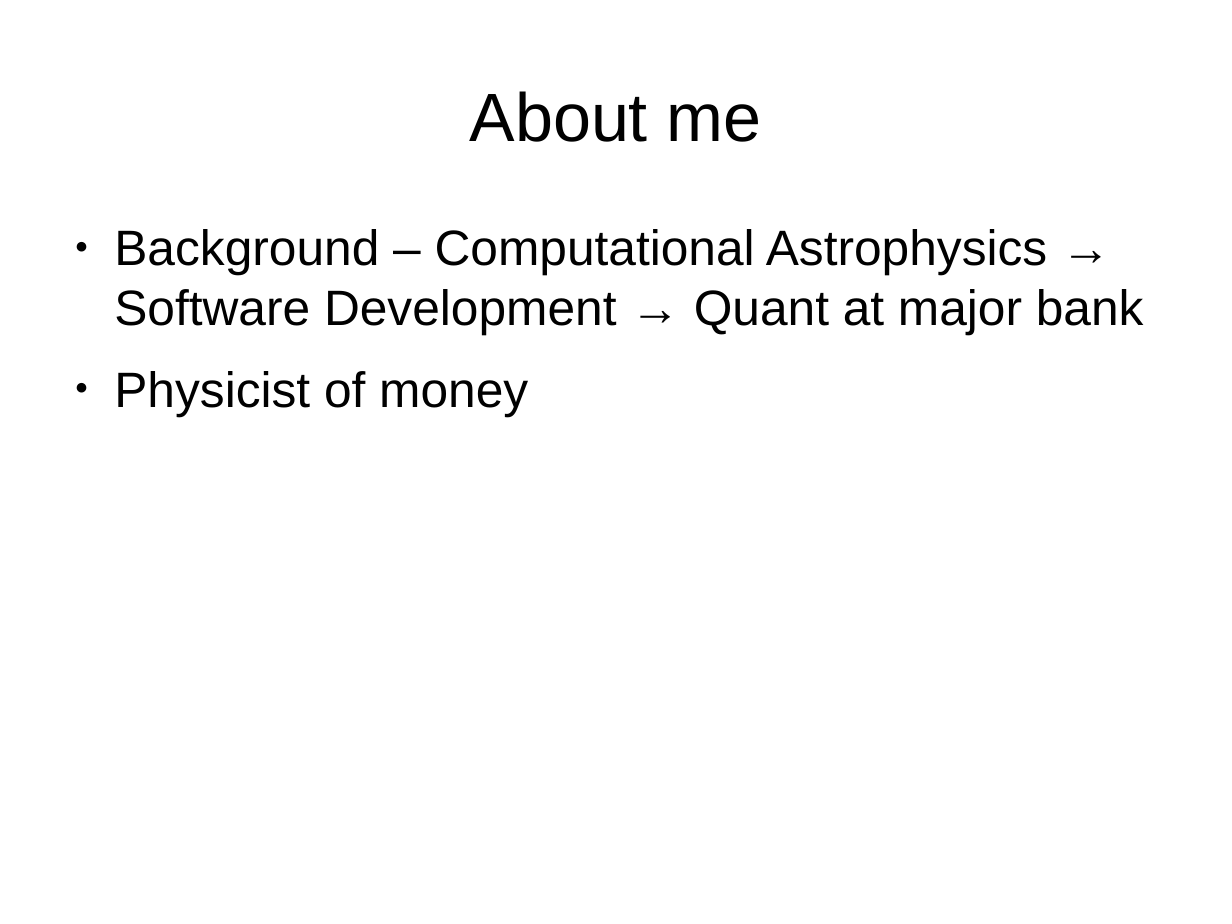
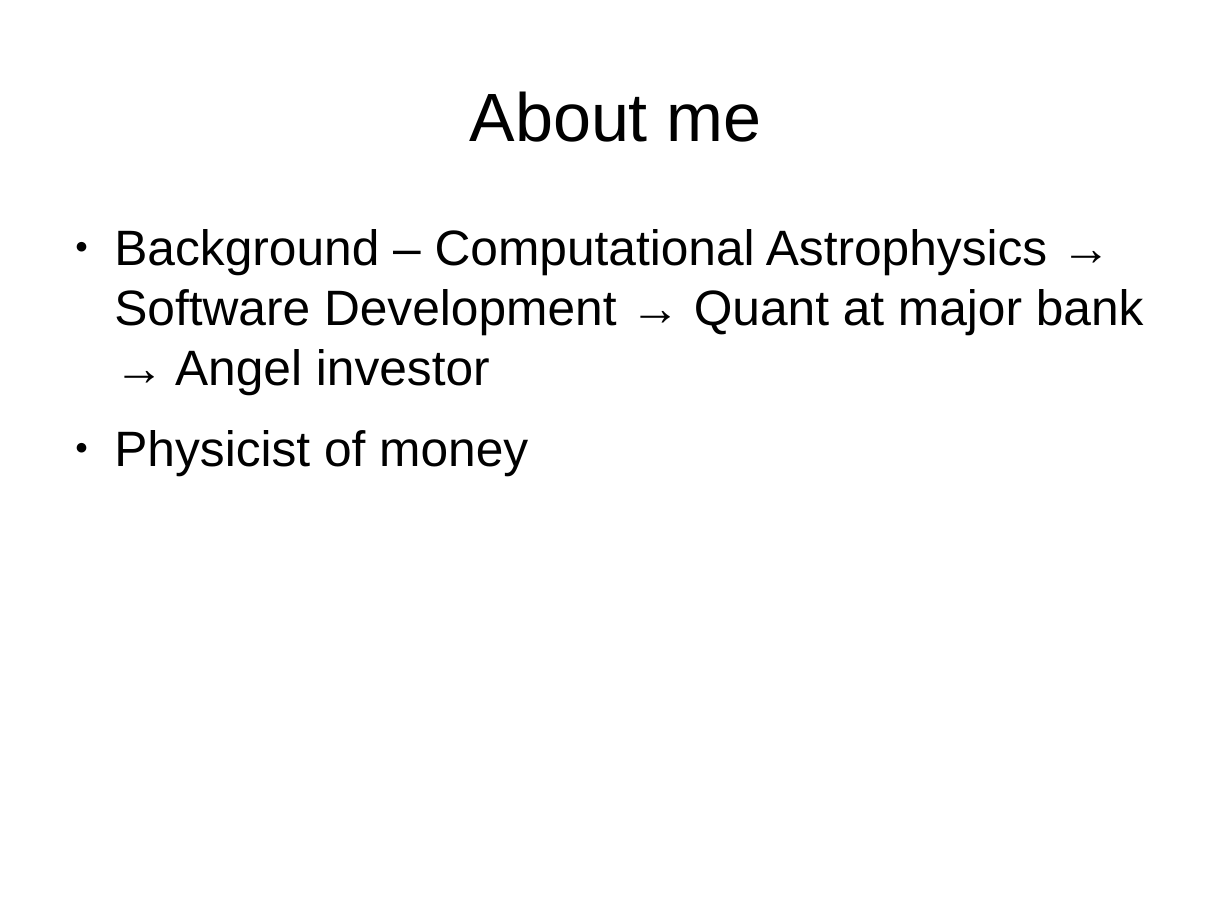
Before and after one commit to joequant/bitquant, a slide deck: slide 3 of pitchdecks/smart-contracts-practice-lawsociety.odp. Drawn at 1232x924 pixels with LibreOffice and Linux fonts; fonts in the diff are those of the drawing. Boxes give left, top, right and bottom in pixels: in the first picture for what was removed or moved away, otherwise in the second. Text is boxed around its words. In the diff, an @@ line names an element or a change of style, - is before the commit and + after.

```diff
--- a/pitchdecks/smart-contracts-practice-lawsociety.odp
+++ b/pitchdecks/smart-contracts-practice-lawsociety.odp
@@ text at (114, 229, 1144, 394): text changed @@
-● Background – Computational Astrophysics → Software Development → Quant at major bank
+● Background – Computational Astrophysics → Software Development → Quant at major bank → Angel investor
```
Also in this commit, not shown: 2 other slides changed, 2 slides added, 1 other file.
